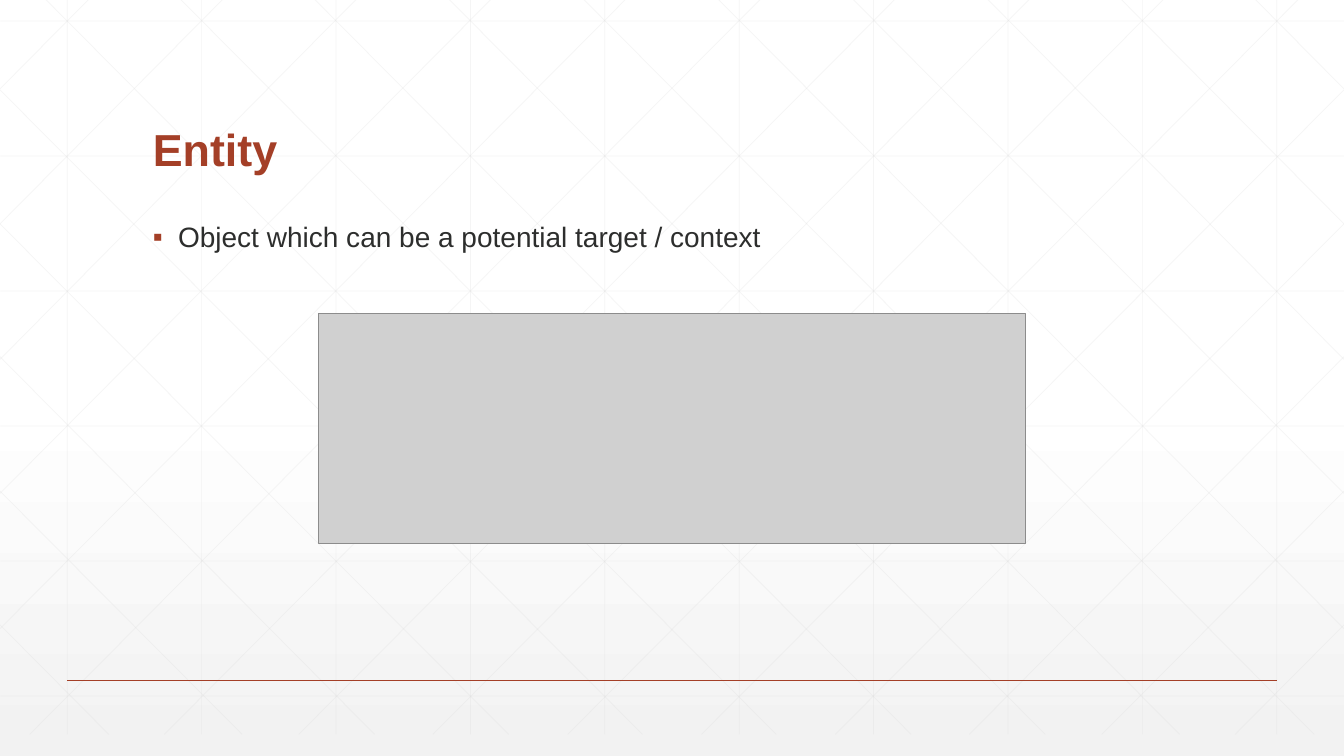
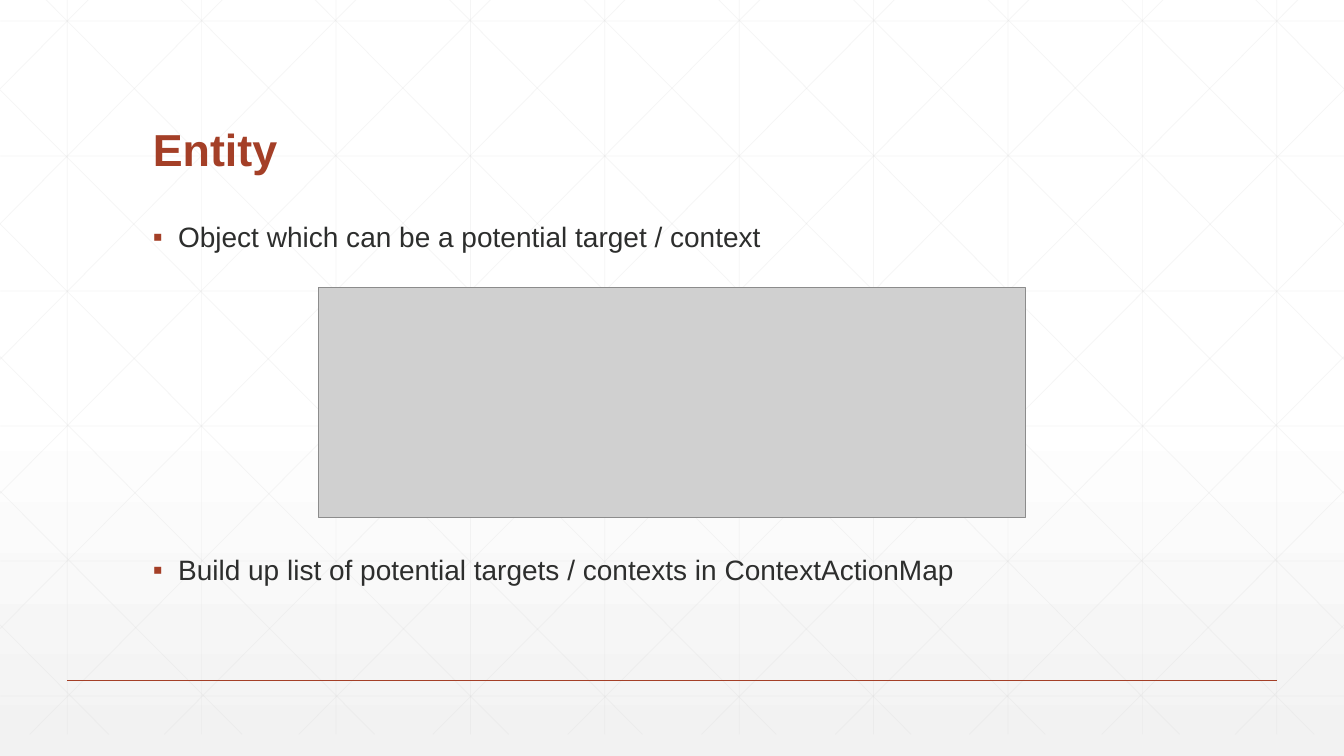
Before and after one commit to BaronKhan/VoiceRecognitionRPG, a slide deck: slide 3 of presentation/supplementary-slides.pptx (slide 2 before the commit). Drawn at 1344x756 pixels with LibreOffice and Linux fonts; fonts in the diff are those of the drawing; grey boxes stand for pictures. Boxes give left, top, right and bottom in pixels: in the first picture for what was removed or moved away, otherwise in the second. Text is boxed around its words. In the diff, an @@ line names an element or a change of style, - is before the commit and + after.

Commit message:
Update presentation

```diff
--- a/presentation/supplementary-slides.pptx
+++ b/presentation/supplementary-slides.pptx
@@ picture: place and size @@
-picture at box(319, 314, 1025, 543)
+picture at box(319, 287, 1025, 517)
@@ text at box(178, 559, 954, 585): paragraph added @@
+▪ Build up list of potential targets / contexts in ContextActionMap
```
Also in this commit, not shown: 4 slides added, 1 slide removed, 3 other files.
